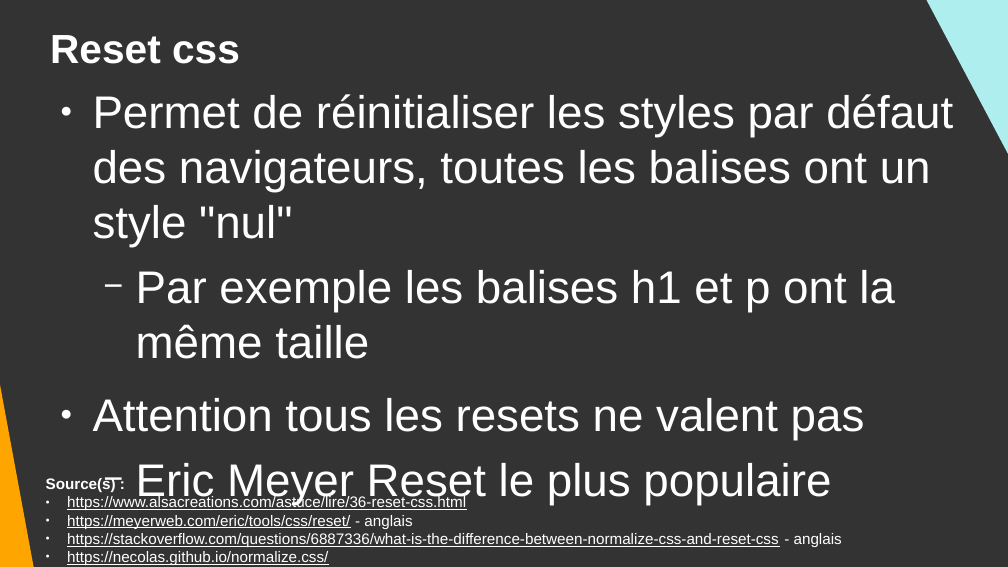
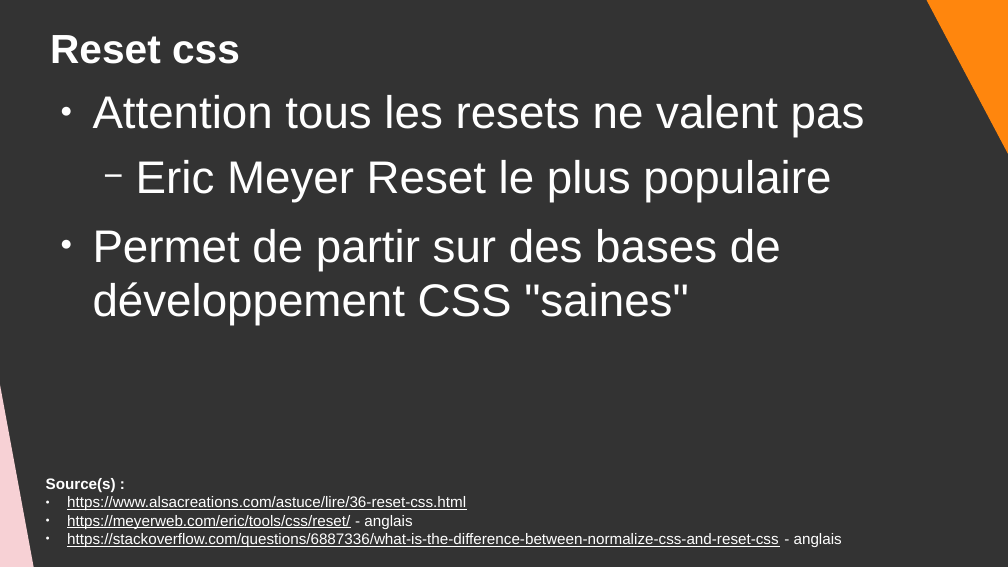
Before and after one commit to DanYellow/cours, a slide deck: slide 21 of integration-web-s1/travaux-pratiques/numero-8/presentation.odp. Drawn at 1008x567 pixels with LibreOffice and Linux fonts; fonts in the diff are those of the drawing. Boxes give left, top, right and bottom in pixels: in the first picture for what was removed or moved away, otherwise in the second. Text is boxed around its words. In the diff, an @@ line names an element or a change of style, - is before the commit and + after.

```diff
--- a/integration-web-s1/travaux-pratiques/numero-8/presentation.odp
+++ b/integration-web-s1/travaux-pratiques/numero-8/presentation.odp
@@ right triangle at <box>915,0,1008,270</box>: fill #AFEEEE to #FF860D @@
@@ right triangle at <box>0,88,37,567</box>: fill #FFA500 to #F7D1D5 @@
@@ text at <box>93,94,953,359</box>: paragraphs removed @@
-● Permet de réinitialiser les styles par défaut des navigateurs, toutes les balises ont un style "nul"
-  − Par exemple les balises h1 et p ont la même taille
@@ text at <box>93,229,781,326</box>: paragraph added @@
+● Permet de partir sur des bases de développement CSS "saines"
@@ text at <box>67,551,328,565</box>: paragraph removed @@
-● https://necolas.github.io/normalize.css/
```
Also in this commit, not shown: 15 other slides changed, 3 other files.
